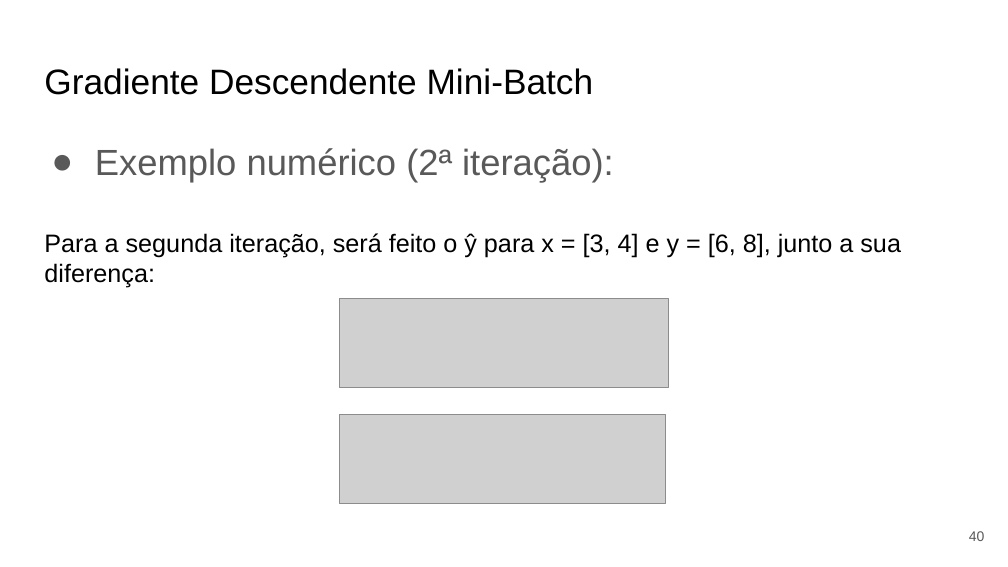
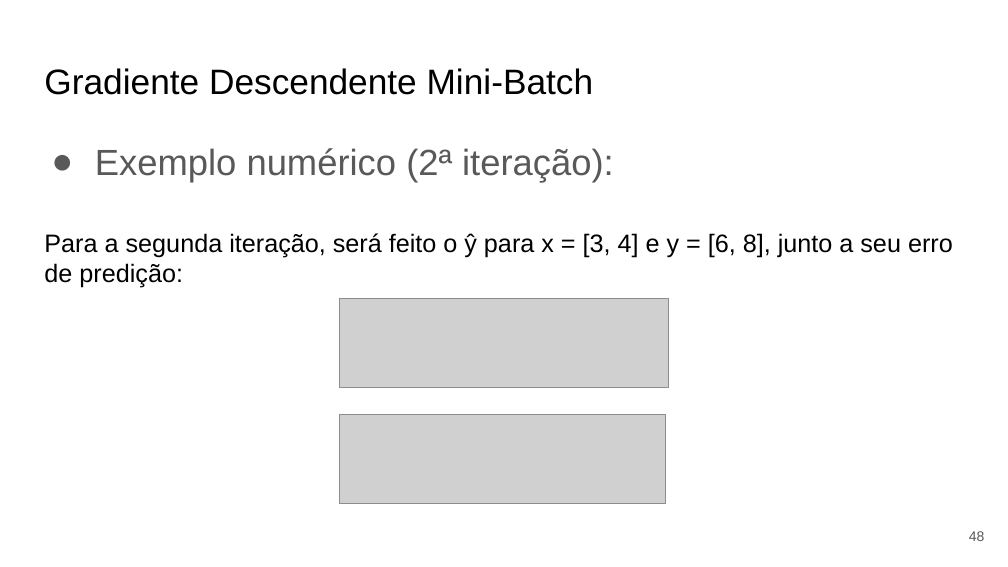
Before and after one commit to Redes-Neurais-2025-1/G5_DescidasGradiente_Fitting_Regularizacao, a slide deck: slide 48 of documentos/apresentacao.pptx (slide 40 before the commit). Drawn at 1008x567 pixels with LibreOffice and Linux fonts; fonts in the diff are those of the drawing; grey boxes stand for pictures. Boxes give left, top, right and bottom in pixels: in the first picture for what was removed or moved away, otherwise in the second. Text is boxed around its words. In the diff, an @@ line names an element or a change of style, - is before the commit and + after.

```diff
--- a/documentos/apresentacao.pptx
+++ b/documentos/apresentacao.pptx
@@ text at [44, 233, 953, 287]: text changed @@
-Para a segunda iteração, será feito o ŷ para x = [3, 4] e y = [6, 8], junto a sua diferença:
+Para a segunda iteração, será feito o ŷ para x = [3, 4] e y = [6, 8], junto a seu erro de predição:
@@ page number at [969, 531, 985, 541]: text changed @@
-40
+48
```
Also in this commit, not shown: 23 other slides changed, 14 slides added, 4 slides removed, 1 other file.
